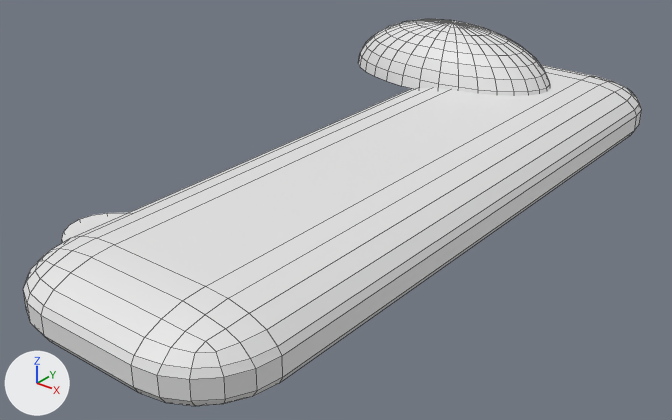
Before and after pictures for a commit that changed the Blender file EscapeRoom/Assets/Models/Shelf2.blend.
Before and after are seen from a 50 mm camera at (3.95, -7.78, 3.08) aimed at (-0.43, -2.3, -0.31). Lighting does not change. The marker at lower left points along +X, +Y and +Z. Mesh edges are drawn as thin lines.

Before the edit, the objects in view are built like this:
```python
me_sphere = bpy.data.meshes.new('Sphere')
me_sphere.from_pydata(...)  # 730 vertices, 732 faces; spans x -1.0..1.62, y -2.05..9.27, z -1.0..1.84
ob_sphere = bpy.data.objects.new('Sphere', me_sphere)
ob_sphere.location = (-0.736, -0.114, 0.236)
ob_sphere.rotation_euler = (3.142, 0.0, 0.0)  # degrees (180, 0, 0)
ob_sphere.scale = (1.07, 0.545, 0.545)
```
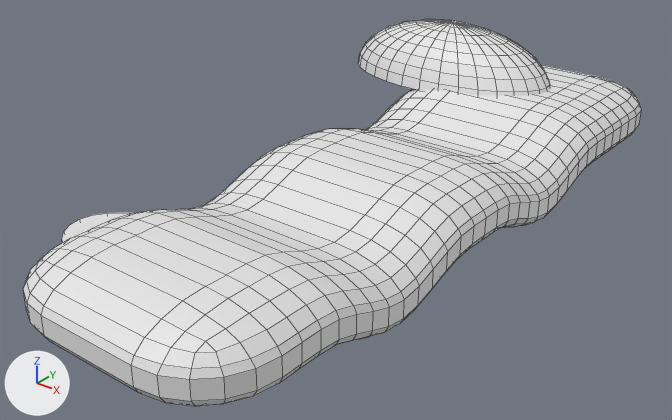
Changed parts and their boxes (x1, y1, x2, y2) in the pictures (672 x 420 px):
part 1 of me_sphere, added: after (72, 72, 637, 382)

Patch to the scene script:
```diff
--- a/EscapeRoom/Assets/Models/Shelf2.blend.py
+++ b/EscapeRoom/Assets/Models/Shelf2.blend.py
@@ me_sphere @@
 # used by ob_sphere; location = (-0.736, -0.114, 0.236); rotation_euler = (3.142, 0.0, 0.0), in degrees (180, 0, 0); scale = (1.07, 0.545, 0.545)
-me_sphere.from_pydata(...)  # 730 vertices, 732 faces; spans x -1.0..1.62, y -2.05..9.27, z -1.0..1.84
+me_sphere.from_pydata(...)  # 1402 vertices, 1404 faces; spans x -1.0..1.62, y -2.05..9.27, z -1.0..1.84
+# me_sphere part 1: 672 vertices added at x -0.25..1.62, y -0.65..7.88, z -0.13..1.3
```
